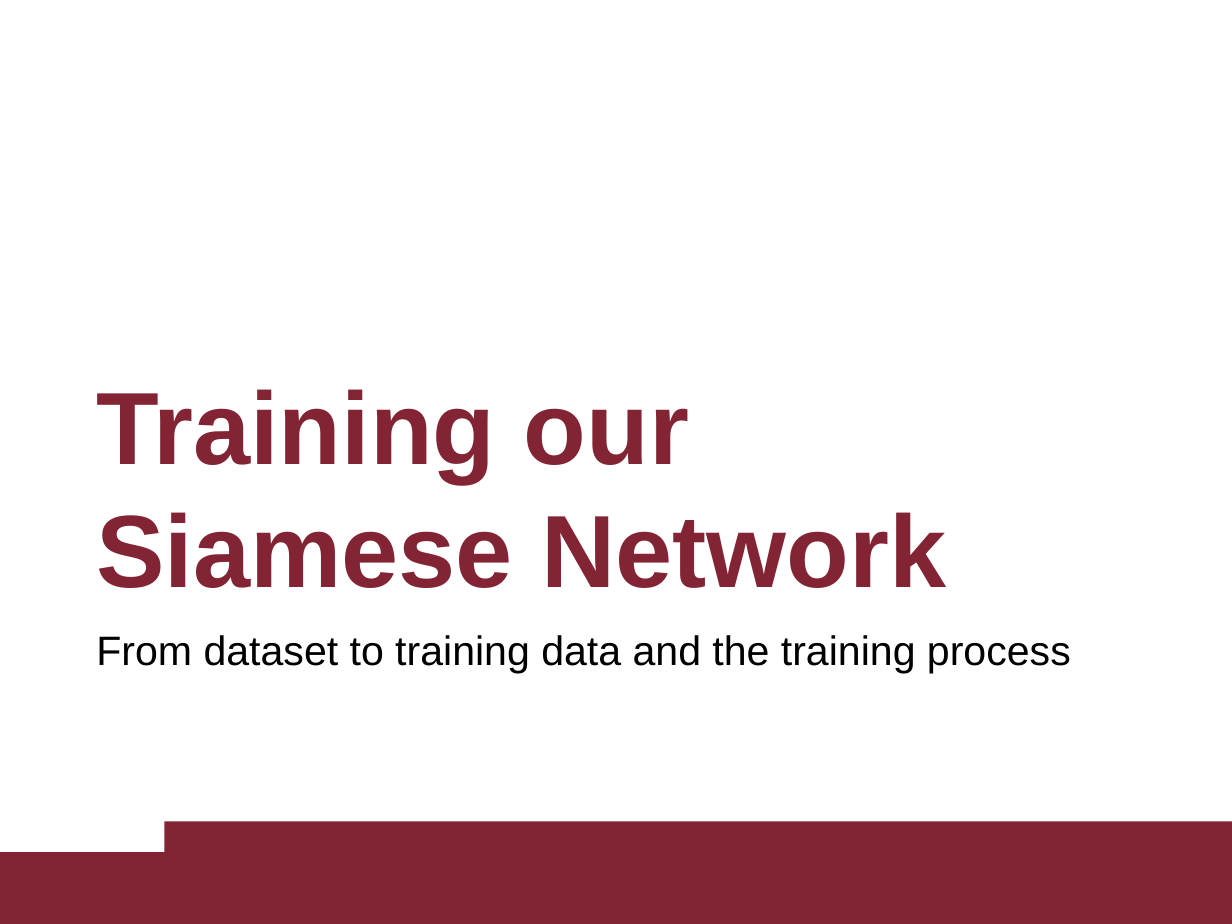
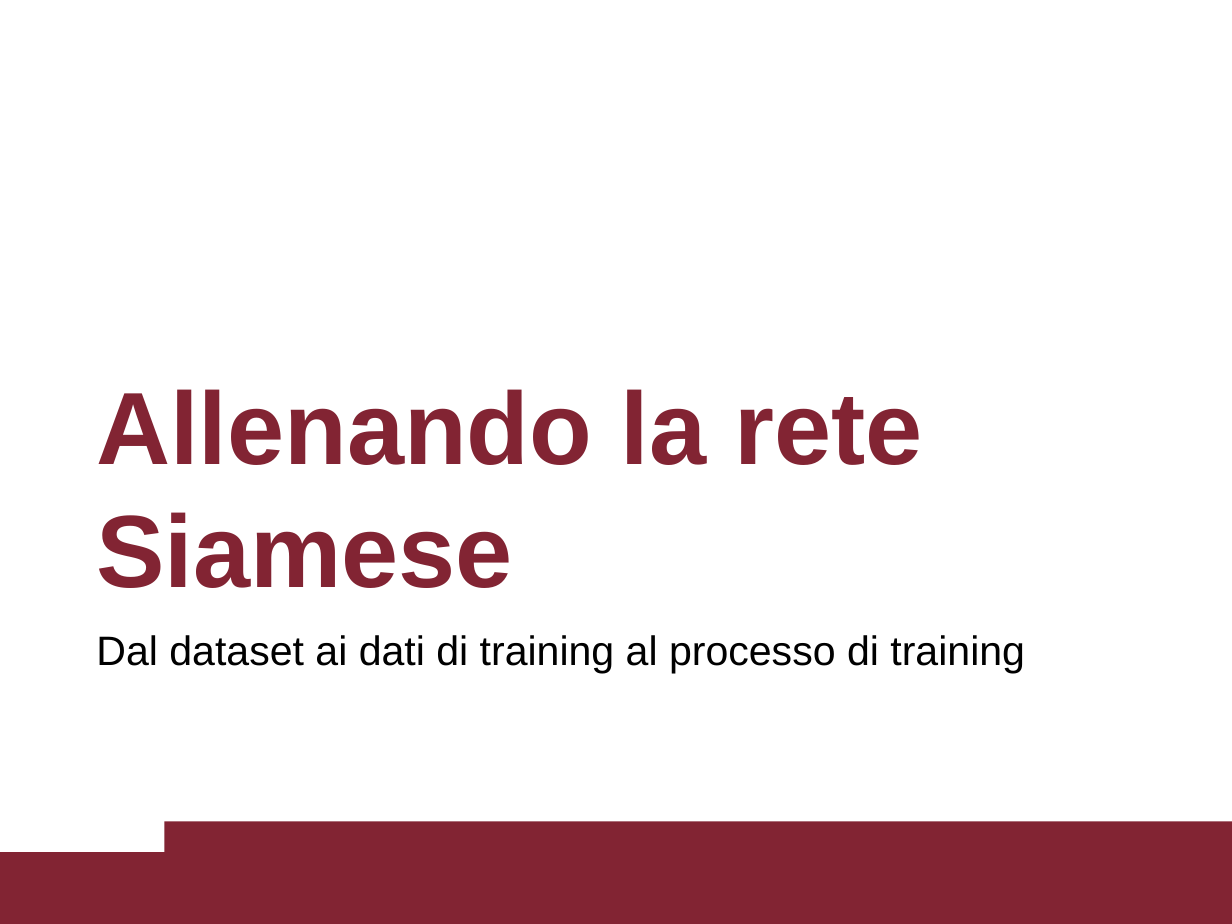
Before and after one commit to TarazGr/BSProj, a slide deck: slide 2 of Siamese Networks and Image Verification, parts 2 and 3.pptx. Drawn at 1232x924 pixels with LibreOffice and Linux fonts; fonts in the diff are those of the drawing. Boxes give left, top, right and bottom in pixels: in the first picture for what was removed or moved away, otherwise in the second. Text is boxed around its words. In the diff, an @@ line names an element or a change of style, - is before the commit and + after.

```diff
--- a/Siamese Networks and Image Verification, parts 2 and 3.pptx
+++ b/Siamese Networks and Image Verification, parts 2 and 3.pptx
@@ title at bbox=[96, 389, 923, 588]: text changed @@
-Training our Siamese Network
+Allenando la rete Siamese
@@ text at bbox=[96, 635, 1025, 673]: text changed @@
-From dataset to training data and the training process
+Dal dataset ai dati di training al processo di training
```
Also in this commit, not shown: 5 other slides changed.
